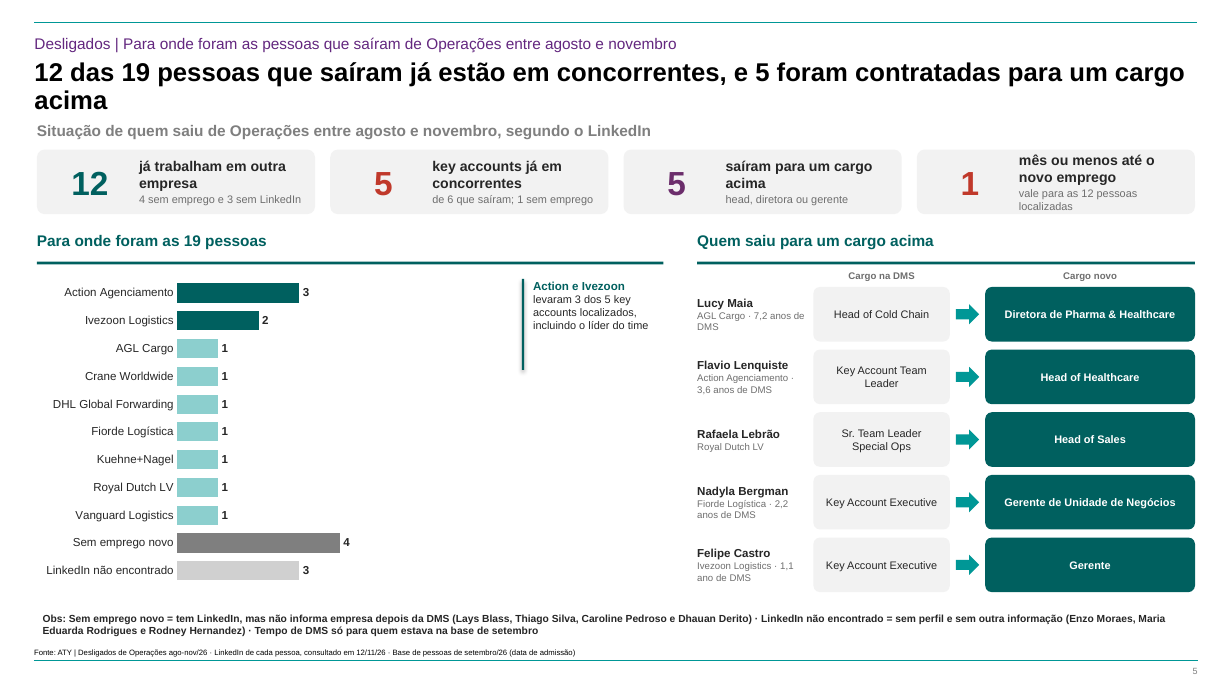
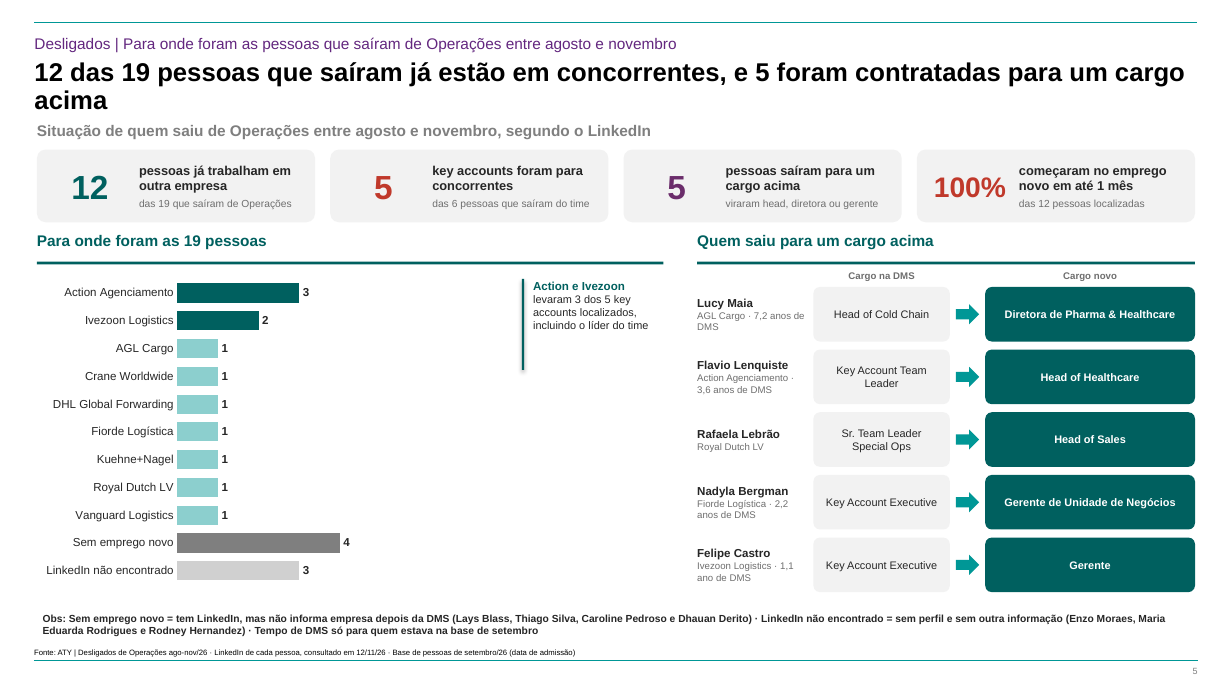
Before and after one commit to suzetemirandasilva5601-cpu/Challenge, a slide deck: slide 5 of 20261112 - ATY - Diagnóstico da Estrutura de Operações - Vagas e Férias.pptx. Drawn at 1232x693 pixels with LibreOffice and Linux fonts; fonts in the diff are those of the drawing; background and template pictures are left out. Boxes give left, top, right and bottom in pixels: in the first picture for what was removed or moved away, otherwise in the second. Text is boxed around its words. In the diff, an @@ line names an element or a change of style, - is before the commit and + after.

```diff
--- a/20261112 - ATY - Diagnóstico da Estrutura de Operações - Vagas e Férias.pptx
+++ b/20261112 - ATY - Diagnóstico da Estrutura de Operações - Vagas e Férias.pptx
@@ rounded rectangle resized from (x1=37, y1=150, x2=315, y2=214) to (x1=37, y1=150, x2=315, y2=223) @@
@@ text "12" moved from (x1=71, y1=171, x2=108, y2=195) to (x1=71, y1=175, x2=108, y2=199) @@
@@ text at (x1=139, y1=165, x2=292, y2=209): text changed; size 11 to 10 pt @@
-já trabalham em outra empresa
-4 sem emprego e 3 sem LinkedIn
+pessoas já trabalham em outra empresa
+das 19 que saíram de Operações
@@ rounded rectangle resized from (x1=330, y1=150, x2=608, y2=214) to (x1=330, y1=150, x2=608, y2=223) @@
@@ text "5" moved from (x1=374, y1=172, x2=393, y2=196) to (x1=374, y1=176, x2=393, y2=200) @@
@@ text at (x1=432, y1=165, x2=589, y2=209): text changed; size 11 to 10 pt @@
-key accounts já em concorrentes
-de 6 que saíram; 1 sem emprego
+key accounts foram para concorrentes
+das 6 pessoas que saíram do time
@@ rounded rectangle resized from (x1=624, y1=150, x2=902, y2=214) to (x1=624, y1=150, x2=902, y2=223) @@
@@ text "5" moved from (x1=667, y1=172, x2=686, y2=196) to (x1=667, y1=176, x2=686, y2=200) @@
@@ text at (x1=726, y1=165, x2=875, y2=193): text changed; size 11 to 10 pt @@
-saíram para um cargo acima
-head, diretora ou gerente
+pessoas saíram para um cargo acima
+viraram head, diretora ou gerente
@@ rounded rectangle resized from (x1=917, y1=150, x2=1195, y2=214) to (x1=917, y1=150, x2=1195, y2=223) @@
@@ text at (x1=934, y1=177, x2=1006, y2=198): text changed; size 26 to 22 pt @@
-1
+100%
@@ text at (x1=1019, y1=168, x2=1167, y2=209): text changed; size 8.5 to 10 pt; text colour #6E6E6E to #262626; bold on @@
-mês ou menos até o novo emprego
-vale para as 12 pessoas localizadas
+começaram no emprego novo em até 1 mês
+das 12 pessoas localizadas
```
Also in this commit, not shown: 5 other slides changed.
